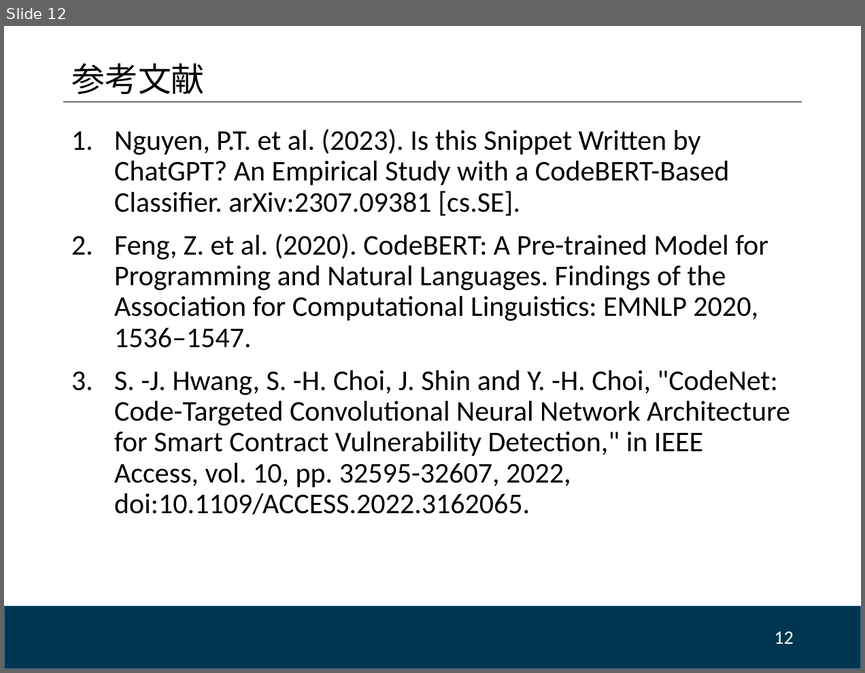
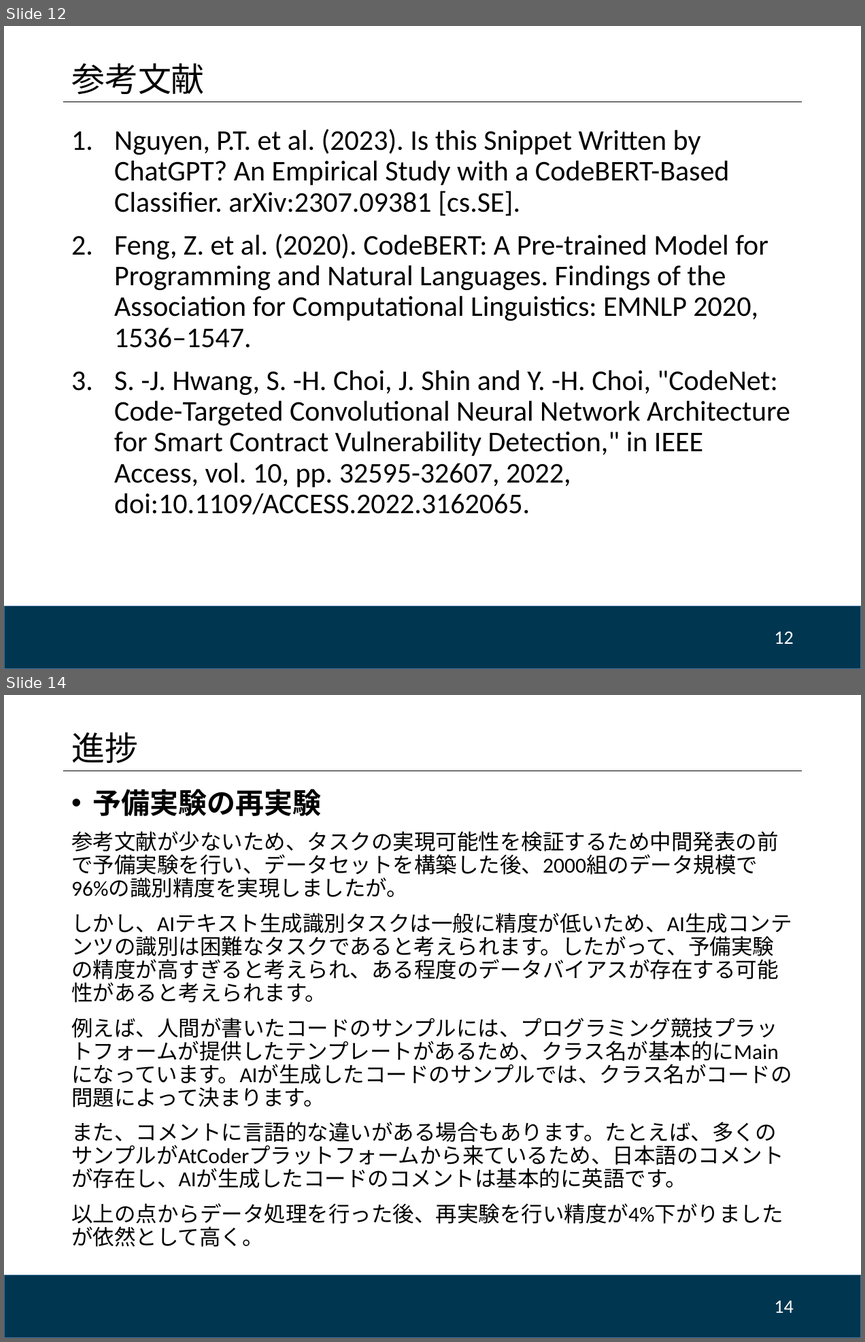
Before and after one commit to FengTianShi/CodeGenChecker, a slide deck: doc/進捗_7-15.pptx. Shown one above the other, each under a label of ours: slide 12 before the commit, slides 12 and 14 after it; the slides between them are not shown. The pictures are 865x673 and 865x1342 pixels, drawn with LibreOffice and Linux fonts; fonts in the diff are those of the drawing; background and template pictures are left out. Boxes give left, top, right and bottom in pixels: in the first picture for what was removed or moved away, otherwise in the second. Text is boxed around its words. In the diff, an @@ line names an element or a change of style, - is before the commit and + after.

```diff
--- a/doc/進捗_7-15.pptx
+++ b/doc/進捗_7-15.pptx
@@ slide 14 added at <box>4,695,861,1338</box>, background #FFFFFF; not listed: 2 template elements that a slide beside it also shows @@
@@ title added at <box>71,732,138,763</box>, 28 pt, text #000000 @@
+進捗
@@ text added at <box>71,789,791,1246</box>, 18 pt, text #000000 @@
+• 予備実験の再実験
+参考文献が少ないため、タスクの実現可能性を検証するため中間発表の前で予備実験を行い、データセットを構築した後、2000組のデータ規模で96%の識別精度を実現しましたが。
+しかし、AIテキスト生成識別タスクは一般に精度が低いため、AI生成コンテンツの識別は困難なタスクであると考えられます。したがって、予備実験の精度が高すぎると考えられ、ある程度のデータバイアスが存在する可能性があると考えられます。
+例えば、人間が書いたコードのサンプルには、プログラミング競技プラットフォームが提供したテンプレートがあるため、クラス名が基本的にMainになっています。AIが生成したコードのサンプルでは、クラス名がコードの問題によって決まります。
+また、コメントに言語的な違いがある場合もあります。たとえば、多くのサンプルがAtCoderプラットフォームから来ているため、日本語のコメントが存在し、AIが生成したコードのコメントは基本的に英語です。
+以上の点からデータ処理を行った後、再実験を行い精度が4%下がりましたが依然として高く。
@@ page number added at <box>774,1300,793,1312</box>, 16 pt, text #FFFFFF @@
+14
```
Also in this commit, not shown: 2 slides changed, 3 other slides added.
